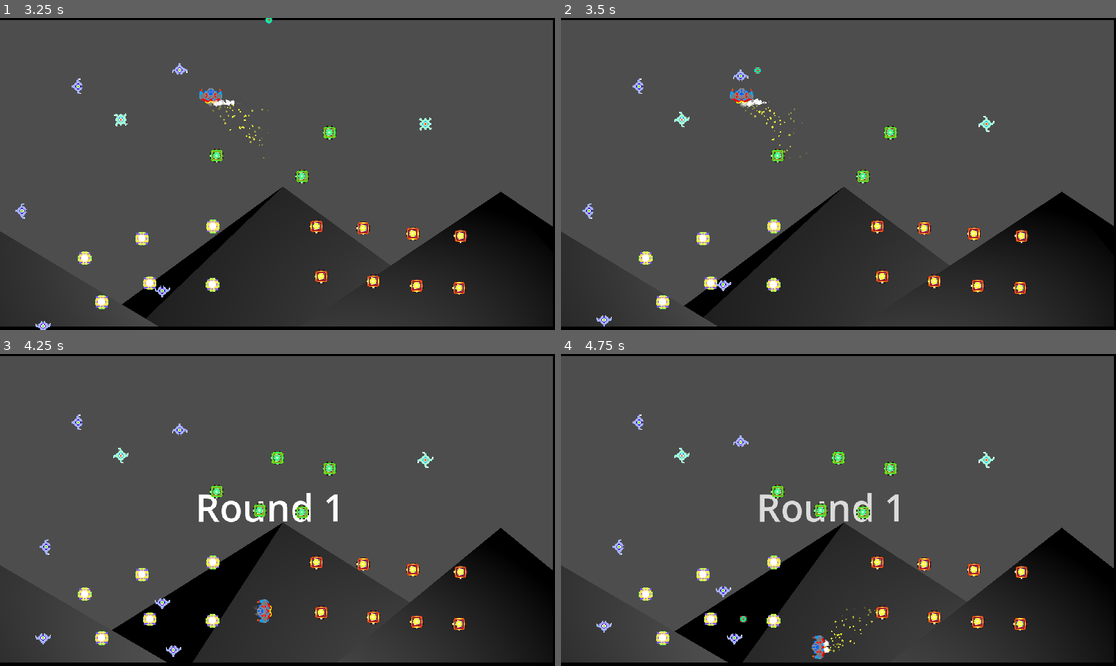
Above: before the commit, frames 1-4 (two rows, left to right).
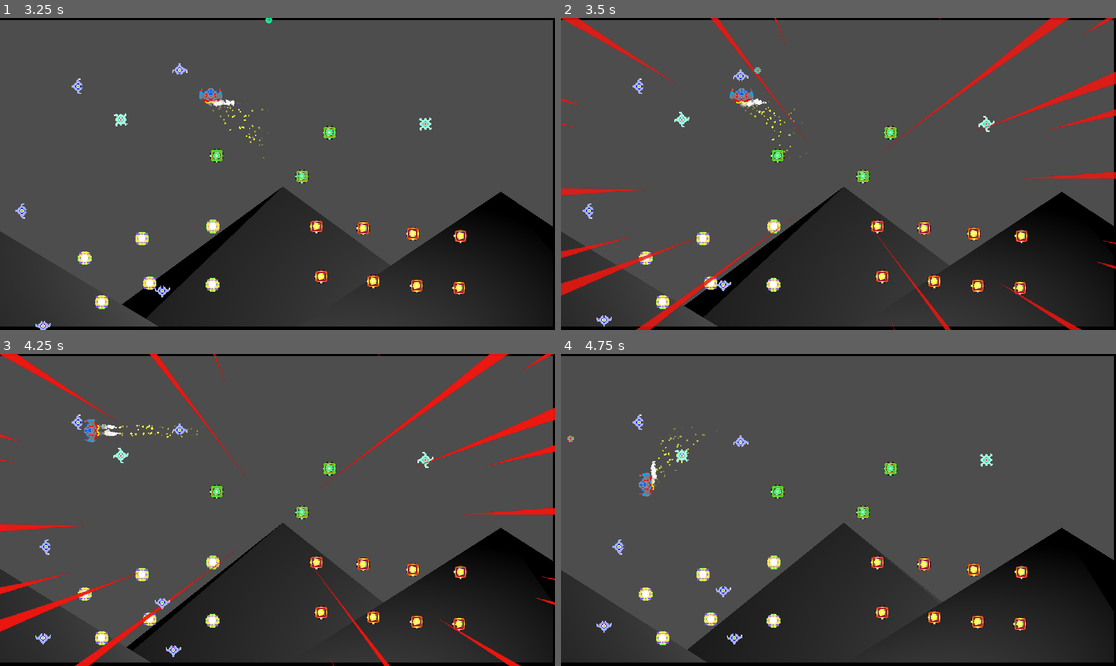
Above: after the commit, the same moments.

Repository: gamkedo-la/AttackStackCharlie
Game: Godot game, scene res://UI/MainMenu/main_menu.tscn
Same seed, same stepped clock (60 frames per second), same inputs: the game is played once before the commit and once after it.
Inputs:
- Up to frame 1 (3.25 s): click "PLAY GAME" at 0.5 s; hold Space (shoot) 1.28-2.03 s; hold W (move up) 1.28-2.78 s; tap Space (shoot) at 2.1 s; hold A (move left) from 2.78 s (still down); hold Space (shoot) from 2.78 s (still down)
- Up to frame 2 (3.5 s): keep holding A (move left); keep holding Space (shoot)
- Up to frame 3 (4.25 s): keep holding A (move left); release Space (shoot) at 3.53 s; tap Space (shoot) at 3.6 s
- Up to frame 4 (4.75 s): release A (move left) at 4.28 s; hold S (move down) from 4.28 s (still down); hold Space (shoot) from 4.28 s (still down)

Frame 1 is identical in both runs. In frame 2, 3.6% of the frame differs, in the area x 0-100%, y 0-100%; in frame 3, 9.8%; in frame 4, 6.3%.

Commit message:
Added screen damage effect when player is hit

Diff:
--- /dev/null
+++ b/Feedback VFX/ScreenEffects/ScreenDamage/screen_damage_fx.gd
@@ -0,0 +1,17 @@
+extends TextureRect
+
+
+# Called when the node enters the scene tree for the first time.
+func _ready():
+	Events.player_hit.connect(on_player_hit)
+
+
+# Called every frame. 'delta' is the elapsed time since the previous frame.
+func on_player_hit():
+	$AnimationPlayer.play("player_hit")
+	print("PLAYER WAS HIT!!")
+
+
+func _on_animation_player_animation_finished(anim_name):
+	if anim_name == "player_hit":
+		$AnimationPlayer.play("RESET")
--- /dev/null
+++ b/Feedback VFX/ScreenEffects/ScreenDamage/screen_damage_fx.tscn
@@ -0,0 +1,83 @@
+[gd_scene load_steps=6 format=3 uid="uid://cmeqeaa4jto17"]
+
+[ext_resource type="Texture2D" uid="uid://c2vbvreff81d5" path="res://Feedback VFX/ScreenEffects/ScreenDamage/screen_damage.png" id="1_j3n0f"]
+[ext_resource type="Script" path="res://Feedback VFX/ScreenEffects/ScreenDamage/screen_damage_fx.gd" id="2_88urq"]
+
+[sub_resource type="Animation" id="Animation_cqihc"]
+resource_name = "player_hit"
+length = 0.3
+tracks/0/type = "value"
+tracks/0/imported = false
+tracks/0/enabled = true
+tracks/0/path = NodePath(".:visible")
+tracks/0/interp = 1
+tracks/0/loop_wrap = true
+tracks/0/keys = {
+"times": PackedFloat32Array(0, 0.3),
+"transitions": PackedFloat32Array(1, 1),
+"update": 1,
+"values": [true, false]
+}
+tracks/1/type = "value"
+tracks/1/imported = false
+tracks/1/enabled = true
+tracks/1/path = NodePath(".:modulate")
+tracks/1/interp = 1
+tracks/1/loop_wrap = true
+tracks/1/keys = {
+"times": PackedFloat32Array(0, 0.3),
+"transitions": PackedFloat32Array(1, 1),
+"update": 0,
+"values": [Color(1, 1, 1, 1), Color(1, 1, 1, 0)]
+}
+
+[sub_resource type="Animation" id="Animation_4447k"]
+length = 0.001
+tracks/0/type = "value"
+tracks/0/imported = false
+tracks/0/enabled = true
+tracks/0/path = NodePath(".:visible")
+tracks/0/interp = 1
+tracks/0/loop_wrap = true
+tracks/0/keys = {
+"times": PackedFloat32Array(0),
+"transitions": PackedFloat32Array(1),
+"update": 1,
+"values": [false]
+}
+tracks/1/type = "value"
+tracks/1/imported = false
+tracks/1/enabled = true
+tracks/1/path = NodePath(".:modulate")
+tracks/1/interp = 1
+tracks/1/loop_wrap = true
+tracks/1/keys = {
+"times": PackedFloat32Array(0),
+"transitions": PackedFloat32Array(1),
+"update": 0,
+"values": [Color(1, 1, 1, 0)]
+}
+
+[sub_resource type="AnimationLibrary" id="AnimationLibrary_e1ws1"]
+_data = {
+"RESET": SubResource("Animation_4447k"),
+"player_hit": SubResource("Animation_cqihc")
+}
+
+[node name="ScreenDamageFX" type="TextureRect"]
+visible = false
+modulate = Color(1, 1, 1, 0)
+anchors_preset = 15
+anchor_right = 1.0
+anchor_bottom = 1.0
+grow_horizontal = 2
+grow_vertical = 2
+texture = ExtResource("1_j3n0f")
+script = ExtResource("2_88urq")
+
+[node name="AnimationPlayer" type="AnimationPlayer" parent="."]
+libraries = {
+"": SubResource("AnimationLibrary_e1ws1")
+}
+
+[connection signal="animation_finished" from="AnimationPlayer" to="." method="_on_animation_player_animation_finished"]
--- a/Feedback VFX/collection_feedback.tscn
+++ b/Feedback VFX/collection_feedback.tscn
@@ -2,6 +2,33 @@
 
 [ext_resource type="Script" path="res://Feedback VFX/CollectionFeedback.gd" id="1_cnvrp"]
 [ext_resource type="Texture2D" uid="uid://xtcmowv0kddb" path="res://Feedback VFX/collect_vfx.png" id="2_v4kek"]
+
+[sub_resource type="Animation" id="Animation_vlhi2"]
+length = 0.001
+tracks/0/type = "value"
+tracks/0/imported = false
+tracks/0/enabled = true
+tracks/0/path = NodePath("Sprite2D:scale")
+tracks/0/interp = 1
+tracks/0/loop_wrap = true
+tracks/0/keys = {
+"times": PackedFloat32Array(0),
+"transitions": PackedFloat32Array(1),
+"update": 0,
+"values": [Vector2(1, 1)]
+}
+tracks/1/type = "value"
+tracks/1/imported = false
+tracks/1/enabled = true
+tracks/1/path = NodePath("Sprite2D:modulate")
+tracks/1/interp = 1
+tracks/1/loop_wrap = true
+tracks/1/keys = {
+"times": PackedFloat32Array(0),
+"transitions": PackedFloat32Array(1),
+"update": 0,
+"values": [Color(1, 1, 1, 1)]
+}
 
 [sub_resource type="Animation" id="Animation_bjumn"]
 resource_name = "grow_and_fade"
@@ -31,33 +58,6 @@
 "values": [Color(1, 1, 1, 1), Color(1, 1, 1, 0)]
 }
 
-[sub_resource type="Animation" id="Animation_vlhi2"]
-length = 0.001
-tracks/0/type = "value"
-tracks/0/imported = false
-tracks/0/enabled = true
-tracks/0/path = NodePath("Sprite2D:scale")
-tracks/0/interp = 1
-tracks/0/loop_wrap = true
-tracks/0/keys = {
-"times": PackedFloat32Array(0),
-"transitions": PackedFloat32Array(1),
-"update": 0,
-"values": [Vector2(1, 1)]
-}
-tracks/1/type = "value"
-tracks/1/imported = false
-tracks/1/enabled = true
-tracks/1/path = NodePath("Sprite2D:modulate")
-tracks/1/interp = 1
-tracks/1/loop_wrap = true
-tracks/1/keys = {
-"times": PackedFloat32Array(0),
-"transitions": PackedFloat32Array(1),
-"update": 0,
-"values": [Color(1, 1, 1, 1)]
-}
-
 [sub_resource type="AnimationLibrary" id="AnimationLibrary_ixjsr"]
 _data = {
 "RESET": SubResource("Animation_vlhi2"),
--- a/Globals/player_vars.gd
+++ b/Globals/player_vars.gd
@@ -1,7 +1,7 @@
 extends Node
 
-var player_max_health: int = 2
-var player_health: int = 2
+var player_max_health: int = 3
+var player_health: int = 3
 var player_max_shield: int = 6
 var player_shield: int = 0
 
--- a/Levels/MainPlay.tscn
+++ b/Levels/MainPlay.tscn
@@ -20,6 +20,7 @@
 [ext_resource type="PackedScene" uid="uid://b84bpkxpn18yb" path="res://Powerups/UpgradeShot_Range.tscn" id="16_kxsc8"]
 [ext_resource type="PackedScene" uid="uid://0xcemwtyox3a" path="res://Models/pyramid.glb" id="19_dciw2"]
 [ext_resource type="PackedScene" uid="uid://cfc6nu2yaw6cd" path="res://Enemies/EvilSlider.tscn" id="19_vgg0c"]
+[ext_resource type="PackedScene" uid="uid://cmeqeaa4jto17" path="res://Feedback VFX/ScreenEffects/ScreenDamage/screen_damage_fx.tscn" id="21_0ohrw"]
 
 [sub_resource type="AudioStreamRandomizer" id="AudioStreamRandomizer_hpqqt"]
 random_pitch = 1.5
@@ -201,3 +202,7 @@
 transform = Transform3D(2.12132, -3.84083e-08, 2.12132, -2.12132, -9.27259e-08, 2.12132, 3.84083e-08, -3, -9.27259e-08, 31.8664, -16.4184, 17.7236)
 script = ExtResource("4_6wt8j")
 spinZ = 1
+
+[node name="ScreenDamageFX" parent="." instance=ExtResource("21_0ohrw")]
+offset_right = 1152.0
+offset_bottom = 648.0
--- a/Player/player.gd
+++ b/Player/player.gd
@@ -99,6 +99,7 @@
 	return Time.get_ticks_msec() / 1000.0
 
 func _damage_player() -> void:
+	Events.emit_signal("player_hit")
 	if is_damaged == false:
 		is_damaged = true
 		if(PlayerVars.player_shield > 0):
Binary file added: Feedback VFX/ScreenEffects/ScreenDamage/screen_damage.png
Not shown, added: Feedback VFX/ScreenEffects/ScreenDamage/screen_damage.png.import
Not shown: 1 places in Levels/MainPlay.tscn that only renumber resources
